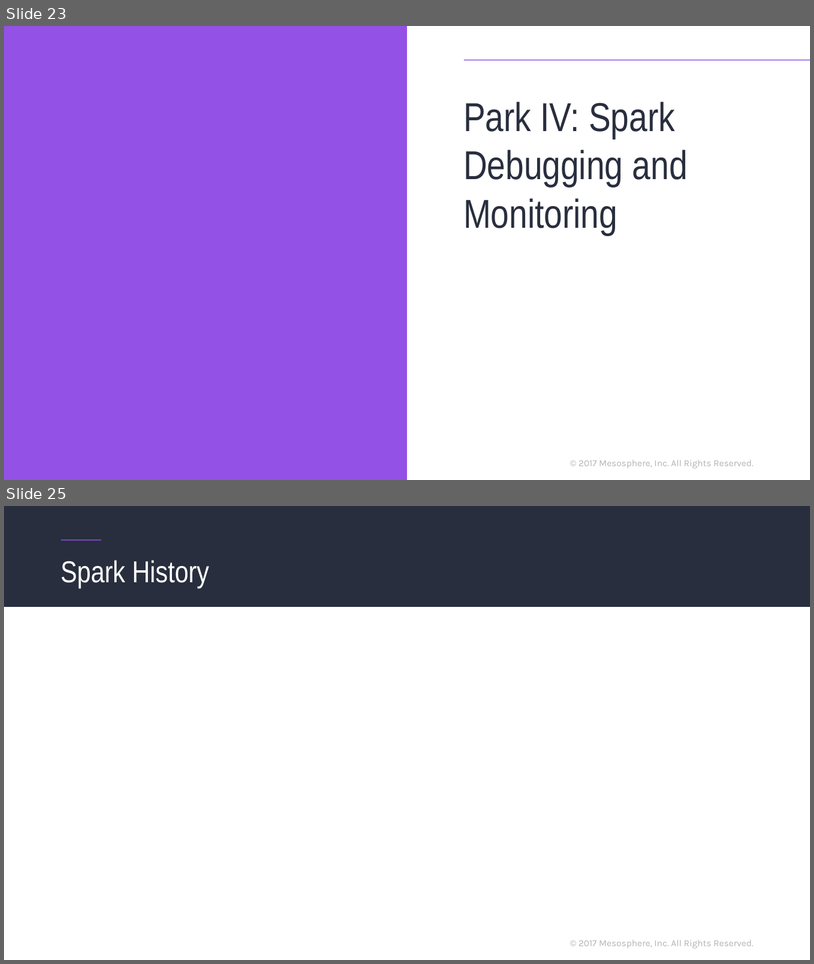
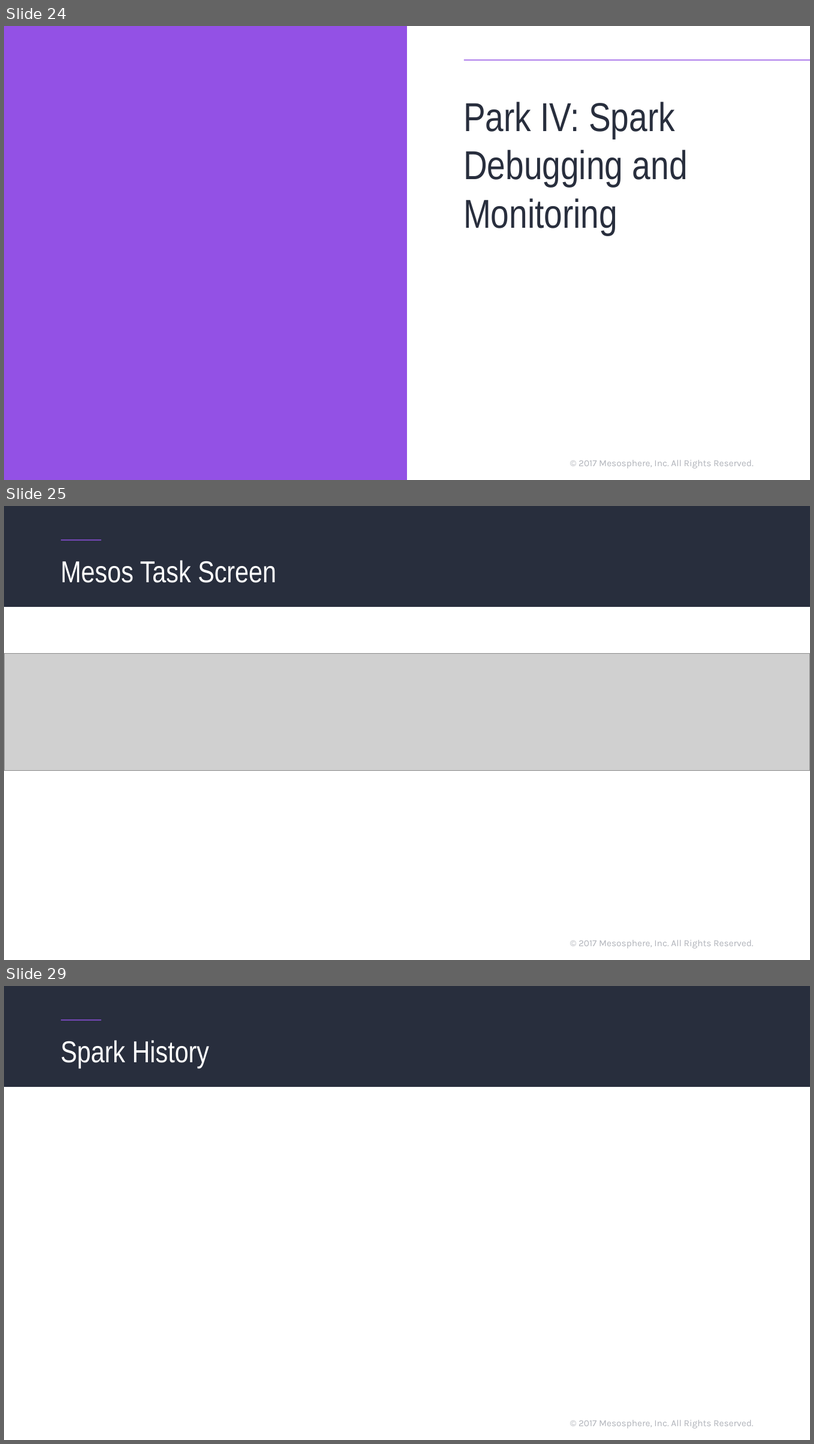
Before and after one commit to markfjohnson/dcos_spark_demo, a slide deck: DCOS_Spark.pptx. Shown one above the other, each under a label of ours: slides 23 and 25 before the commit, slides 24, 25 and 29 after it; the slides between them are not shown. The pictures are 814x964 and 814x1444 pixels, drawn with LibreOffice and Linux fonts; fonts in the diff are those of the drawing; grey boxes stand for pictures. Boxes give left, top, right and bottom in pixels: in the first picture for what was removed or moved away, otherwise in the second. Text is boxed around its words. In the diff, an @@ line names an element or a change of style, - is before the commit and + after.

```diff
--- a/DCOS_Spark.pptx
+++ b/DCOS_Spark.pptx
@@ slide 25 added at (4,506,810,960), background #FFFFFF; not listed: 3 template elements that a slide beside it also shows @@
@@ title added at (60,560,276,583), 36 pt, text #FFFFFF @@
+Mesos Task Screen
@@ picture added at (4,654,810,771) @@
@@ what was slide 23 is now slide 24 @@
@@ what was slide 25 is now slide 29 @@
```
Also in this commit, not shown: 1 slide changed, 3 other slides added, 3 other files.
